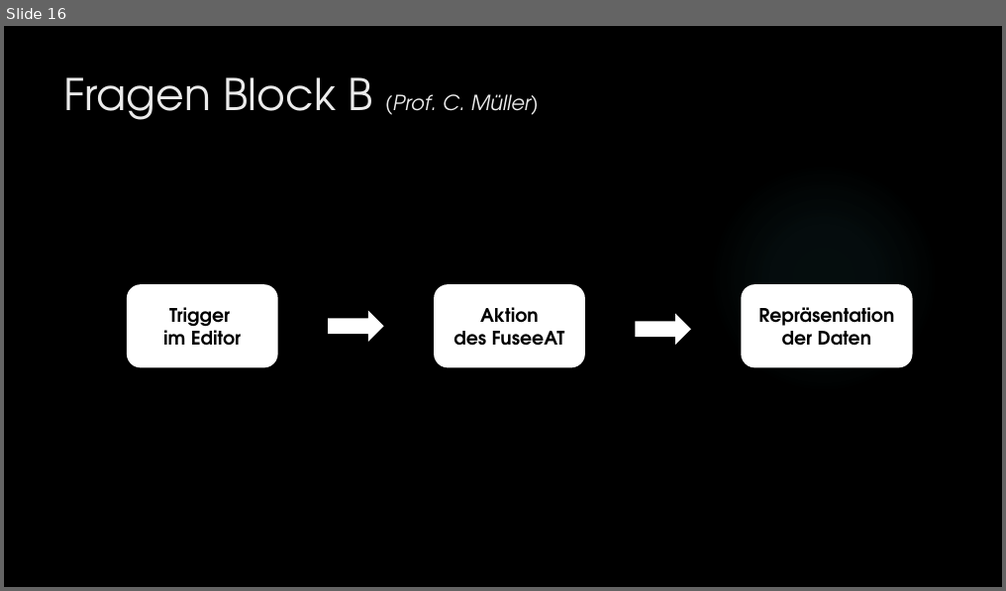
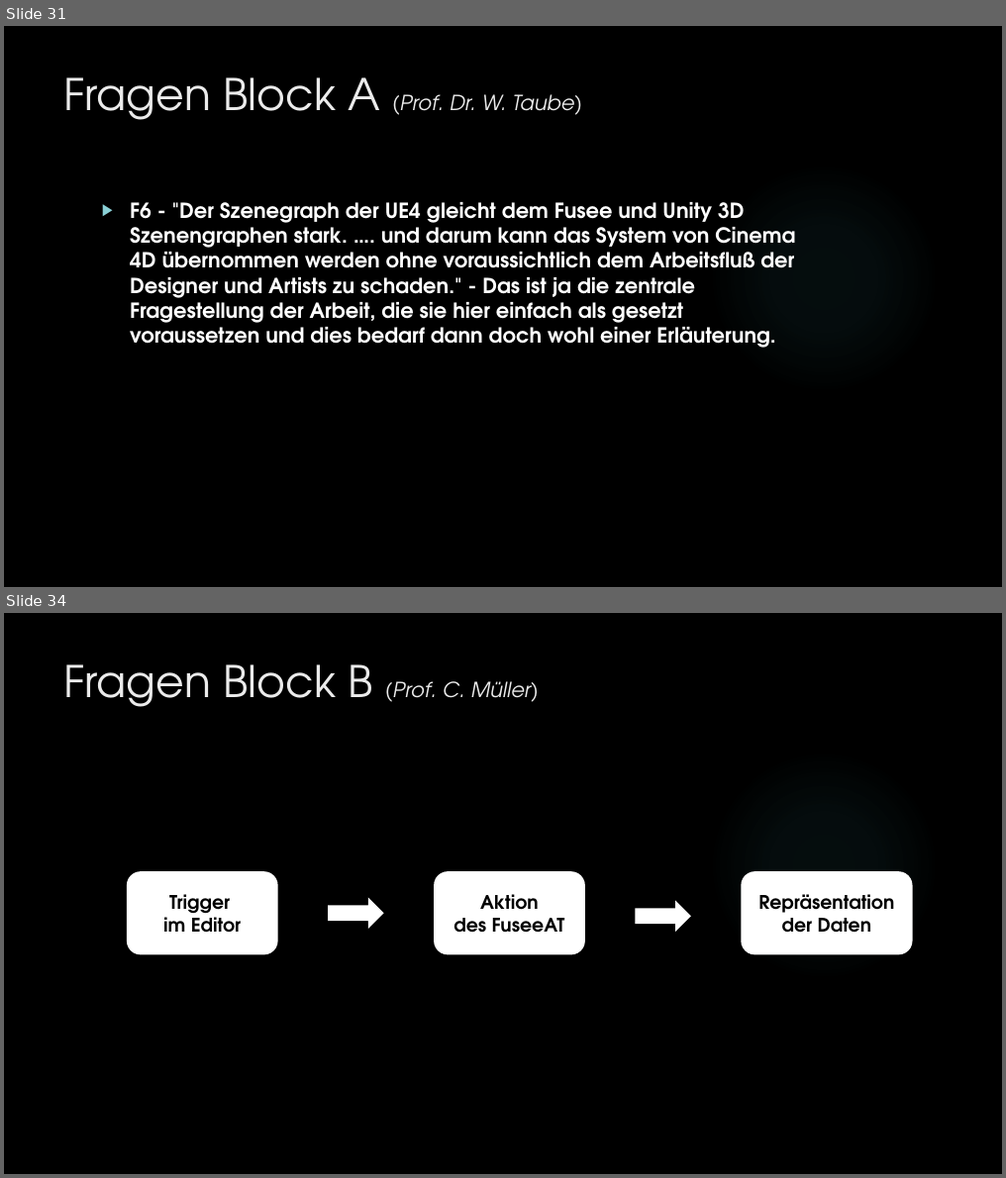
Before and after one commit to dNovel/MasterThesisWS1415, a slide deck: Disputation/Praesentation_DominikSteffen.pptx. Shown one above the other, each under a label of ours: slide 16 before the commit, slides 31 and 34 after it; the slides between them are not shown. The pictures are 1006x591 and 1006x1178 pixels, drawn with LibreOffice and Linux fonts; fonts in the diff are those of the drawing; background and template pictures are left out. Boxes give left, top, right and bottom in pixels: in the first picture for what was removed or moved away, otherwise in the second. Text is boxed around its words. In the diff, an @@ line names an element or a change of style, - is before the commit and + after.

Commit message:
Fragen von Prof. Taube eingebaut.
Fragen eingefügt. Nächster Schritt: Clean Up und Fehler beseitigen.

```diff
--- a/Disputation/Praesentation_DominikSteffen.pptx
+++ b/Disputation/Praesentation_DominikSteffen.pptx
@@ slide 31 added at (4,26,1002,587), background picture (left out); not listed: 1 template element that a slide beside it also shows @@
@@ title added at (64,77,582,120), 20 pt, text #EBEBEB, italic @@
+Fragen Block A (Prof. Dr. W. Taube)
@@ text added at (130,202,795,348), 20 pt, text #FFFFFF, bold @@
+▶ F6 - "Der Szenegraph der UE4 gleicht dem Fusee und Unity 3D Szenengraphen stark. …. und darum kann das System von Cinema 4D übernommen werden ohne voraussichtlich dem Arbeitsfluß der Designer und Artists zu schaden." ‐ Das ist ja die zentrale Fragestellung der Arbeit, die sie hier einfach als gesetzt voraussetzen und dies bedarf dann doch wohl einer Erläuterung.
@@ what was slide 16 is now slide 34 @@
```
Also in this commit, not shown: 4 slides changed, 17 other slides added.
